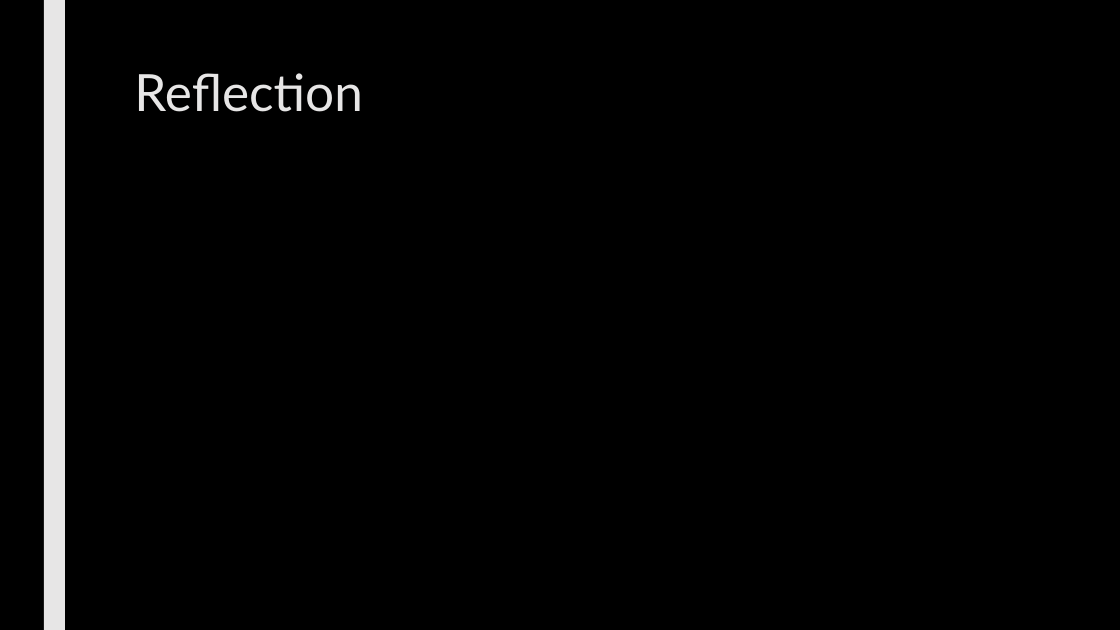
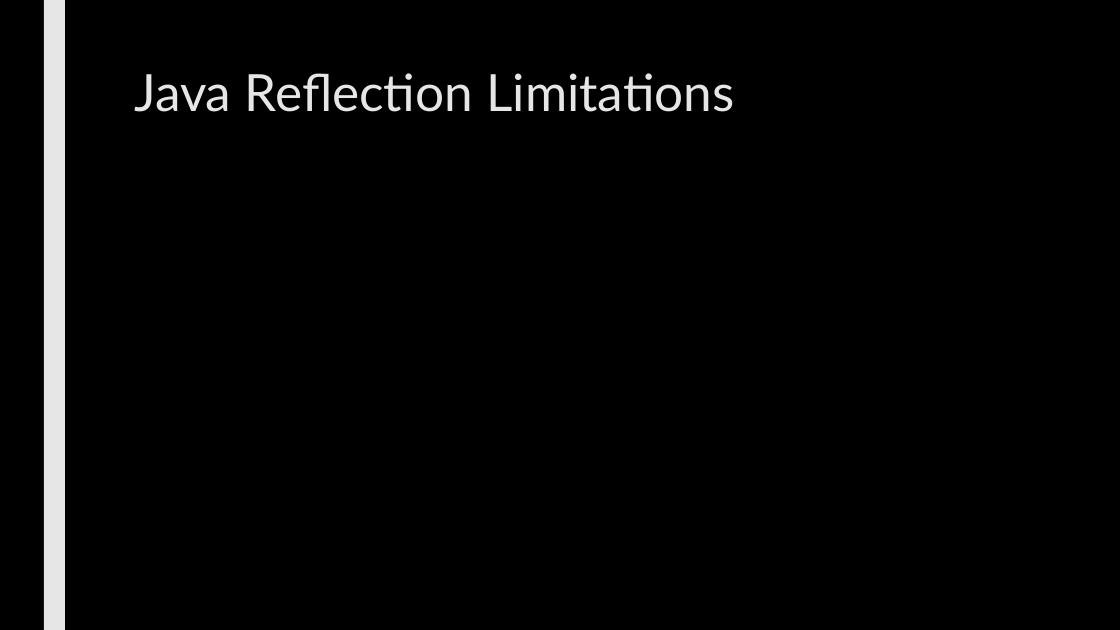
Before and after one commit to max7patek/metaprogramming, a slide deck: slide 13 of slides/07-JavaReflection.pptx (slide 11 before the commit). Drawn at 1120x630 pixels with LibreOffice and Linux fonts; fonts in the diff are those of the drawing. Boxes give left, top, right and bottom in pixels: in the first picture for what was removed or moved away, otherwise in the second. Text is boxed around its words. In the diff, an @@ line names an element or a change of style, - is before the commit and + after.

Commit message:
added some about reflection

```diff
--- a/slides/07-JavaReflection.pptx
+++ b/slides/07-JavaReflection.pptx
@@ title at box(134, 73, 734, 112): text changed @@
-Reflection
+Java Reflection Limitations
```
Also in this commit, not shown: 3 slides added.
